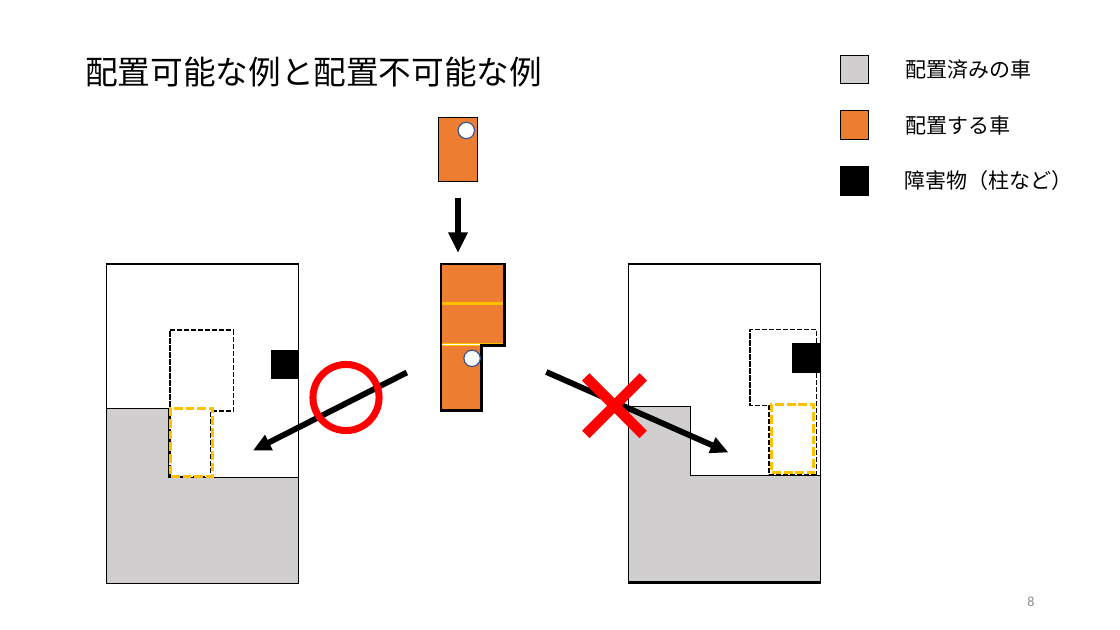
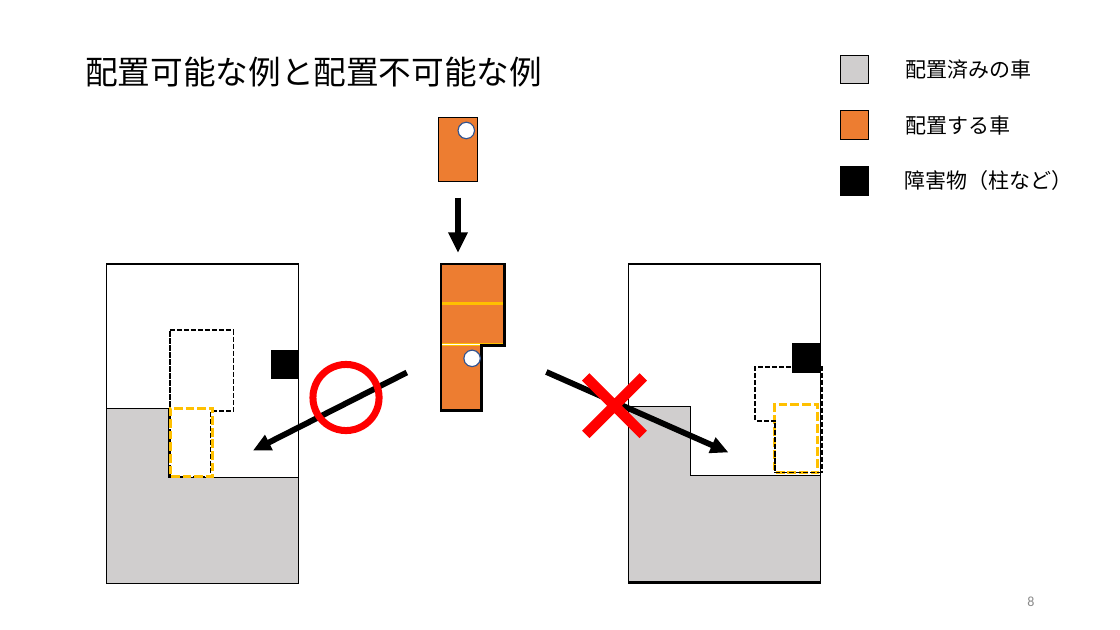
Before and after one commit to r-kurosu/kline, a slide deck: slide 8 of 0121結果レビュー.pptx. Drawn at 1120x630 pixels with LibreOffice and Linux fonts; fonts in the diff are those of the drawing. Boxes give left, top, right and bottom in pixels: in the first picture for what was removed or moved away, otherwise in the second. Text is boxed around its words. In the diff, an @@ line names an element or a change of style, - is before the commit and + after.

Commit message:
[fix] pptx

```diff
--- a/0121結果レビュー.pptx
+++ b/0121結果レビュー.pptx
@@ corner: place and size @@
-corner at (749, 329, 817, 475)
+corner at (755, 366, 823, 472)
@@ corner at (755, 366, 823, 472): proportions changed @@
@@ rectangle: place and size @@
-rectangle at (771, 405, 814, 473)
+rectangle at (776, 405, 818, 473)
```
Also in this commit, not shown: 2 other files.
